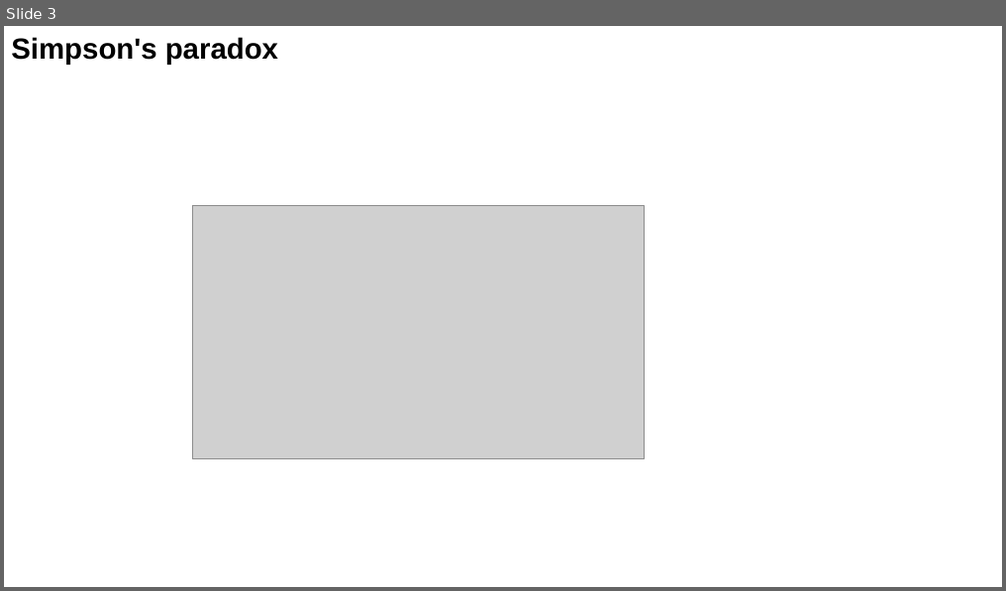
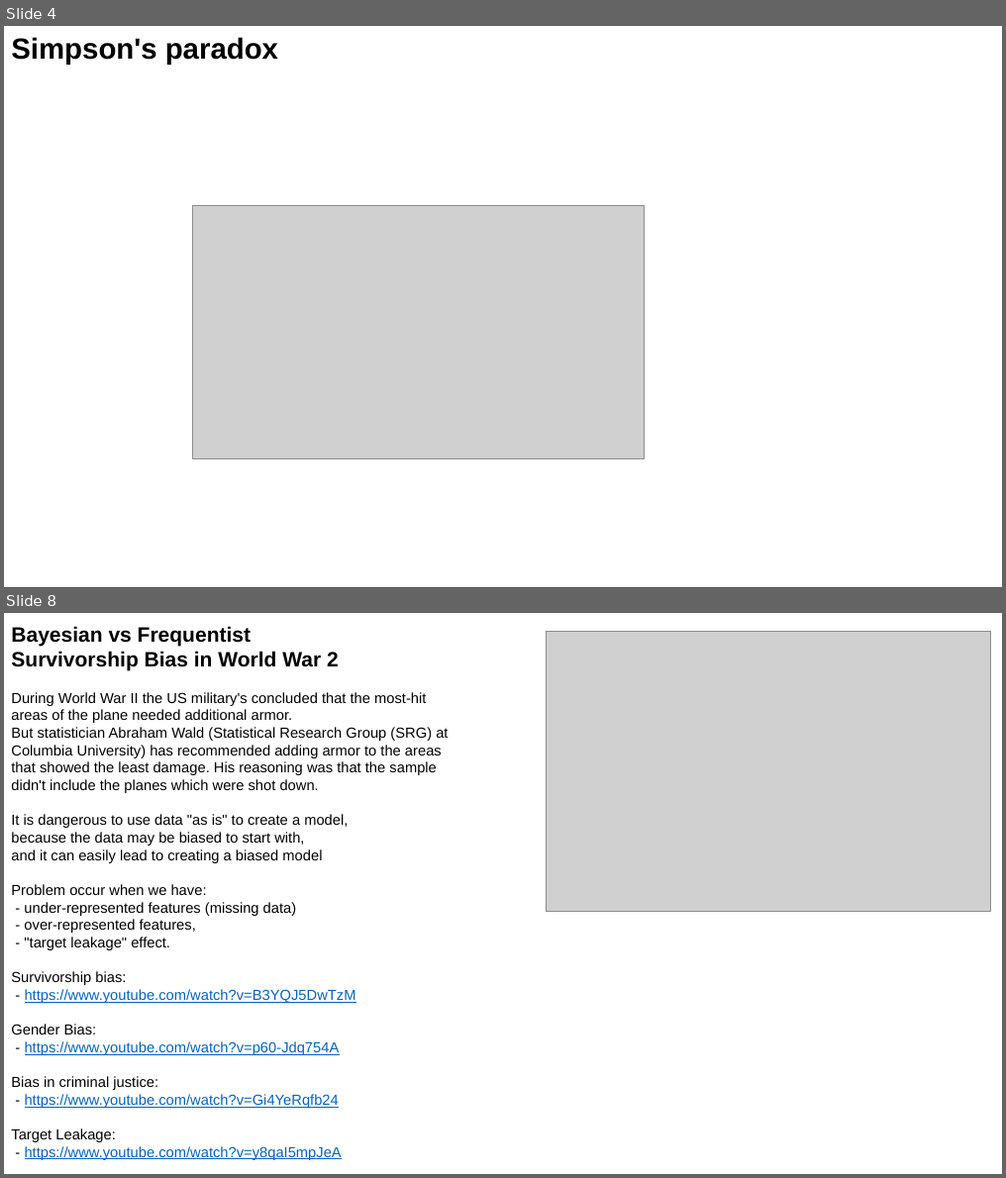
Before and after one commit to lselector/ml_ai_doc, a slide deck: statistics_15_lies_paradoxes.pptx. Shown one above the other, each under a label of ours: slide 3 before the commit, slides 4 and 8 after it; the slides between them are not shown. The pictures are 1006x591 and 1006x1178 pixels, drawn with LibreOffice and Linux fonts; fonts in the diff are those of the drawing; grey boxes stand for pictures. Boxes give left, top, right and bottom in pixels: in the first picture for what was removed or moved away, otherwise in the second. Text is boxed around its words. In the diff, an @@ line names an element or a change of style, - is before the commit and + after.

```diff
--- a/statistics_15_lies_paradoxes.pptx
+++ b/statistics_15_lies_paradoxes.pptx
@@ slide 8 added at box(4, 613, 1002, 1174), background #FFFFFF @@
@@ text added at box(11, 626, 448, 1160), 14 pt, text #000000 @@
+Bayesian vs Frequentist
+Survivorship Bias in World War 2
+During World War II the US military's concluded that the most-hit areas of the plane needed additional armor.
+But statistician Abraham Wald (Statistical Research Group (SRG) at Columbia University) has recommended adding armor to the areas that showed the least damage. His reasoning was that the sample didn't include the planes which were shot down.
+It is dangerous to use data "as is" to create a model,
+because the data may be biased to start with,
+and it can easily lead to creating a biased model
+Problem occur when we have:
+- under-represented features (missing data)
+- over-represented features,
+- "target leakage" effect.
+Survivorship bias:
+- https://www.youtube.com/watch?v=B3YQJ5DwTzM
+Gender Bias:
+- https://www.youtube.com/watch?v=p60-Jdq754A
+Bias in criminal justice:
+- https://www.youtube.com/watch?v=Gi4YeRqfb24
+Target Leakage:
+- https://www.youtube.com/watch?v=y8qaI5mpJeA
@@ picture added at box(546, 632, 991, 912) @@
@@ what was slide 3 is now slide 4 @@
```
Also in this commit, not shown: 2 slides changed, 4 other slides added, 2 other files.
